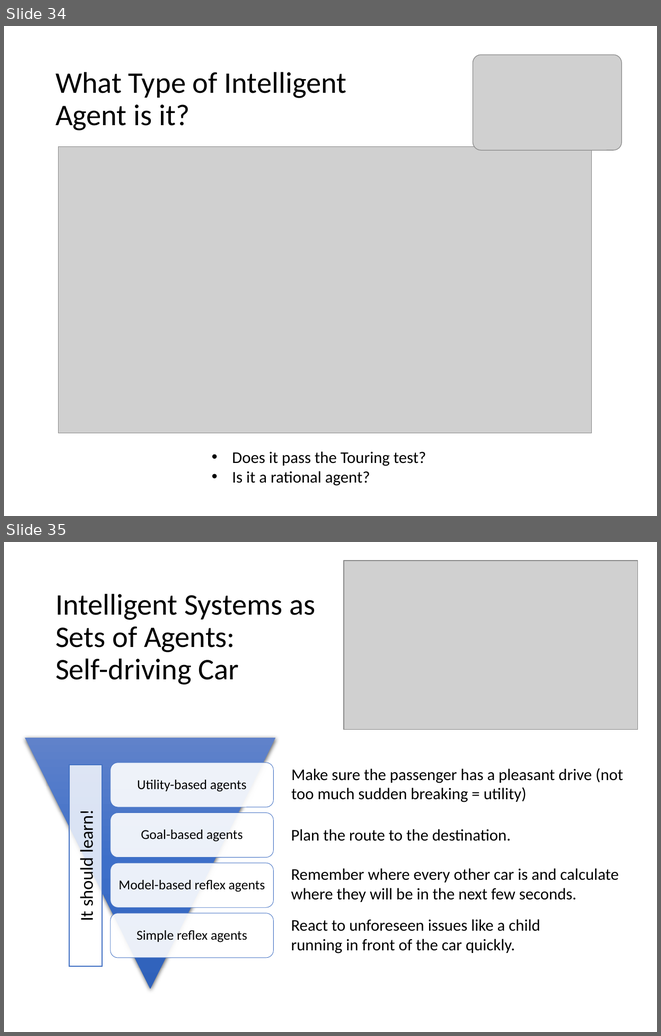
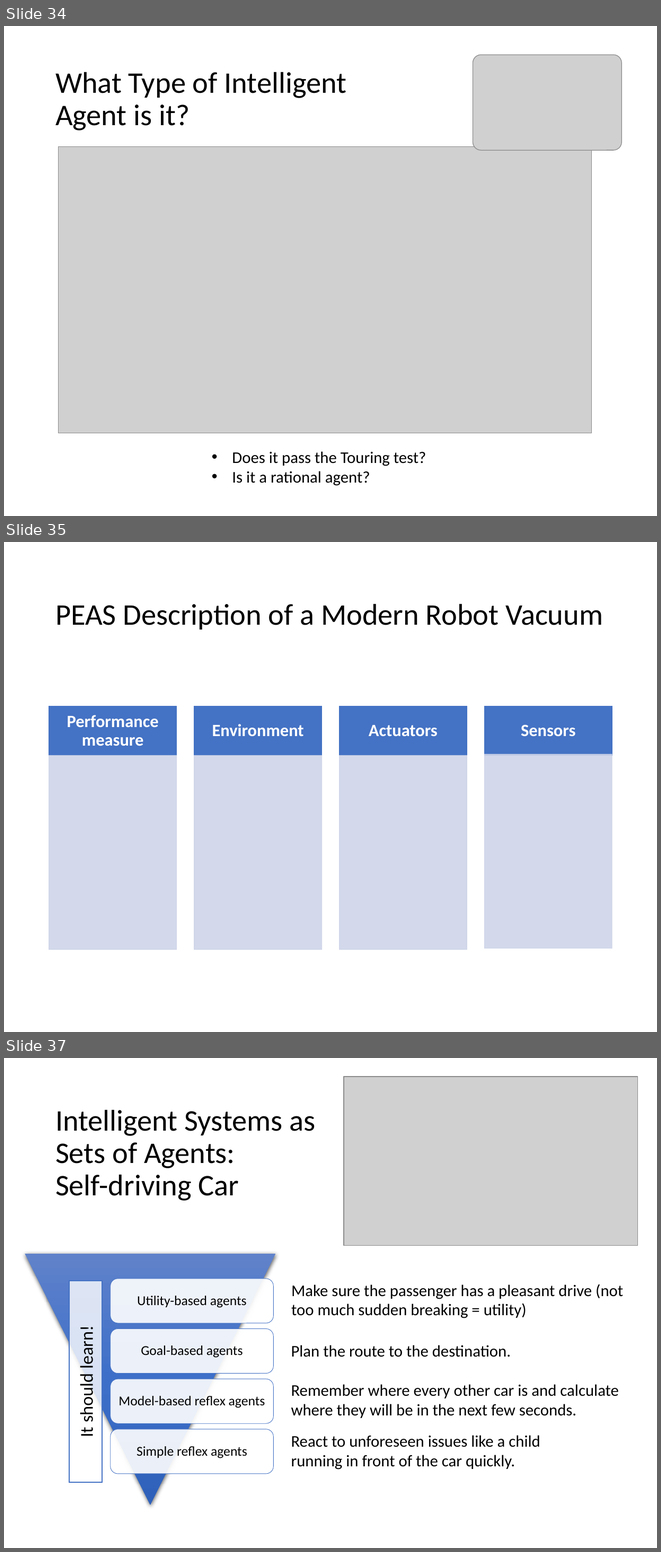
Before and after one commit to mhahsler/CS7320-AI, a slide deck: slides/02_agents.pptx. Shown one above the other, each under a label of ours: slides 34 and 35 before the commit, slides 34, 35 and 37 after it; the slides between them are not shown. The pictures are 661x1036 and 661x1552 pixels, drawn with LibreOffice and Linux fonts; fonts in the diff are those of the drawing; grey boxes stand for pictures. Boxes give left, top, right and bottom in pixels: in the first picture for what was removed or moved away, otherwise in the second. Text is boxed around its words. In the diff, an @@ line names an element or a change of style, - is before the commit and + after.

```diff
--- a/slides/02_agents.pptx
+++ b/slides/02_agents.pptx
@@ slide 35 added at bbox=[4, 542, 657, 1032], background #FFFFFF @@
@@ title added at bbox=[55, 603, 603, 629], 33 pt, text #000000 @@
+PEAS Description of a Modern Robot Vacuum
@@ group added at bbox=[49, 706, 612, 950]: 8 rectangles, 4 texts @@
+Performance measure
+Environment
+Actuators
+Sensors
@@ what was slide 35 is now slide 37 @@
```
Also in this commit, not shown: 1 other slide added, 1 other file.
